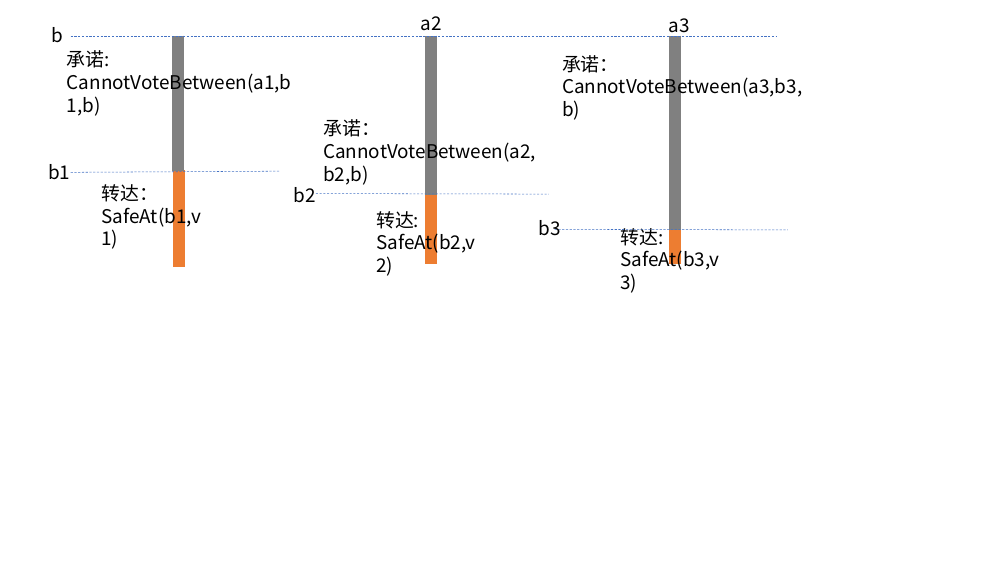
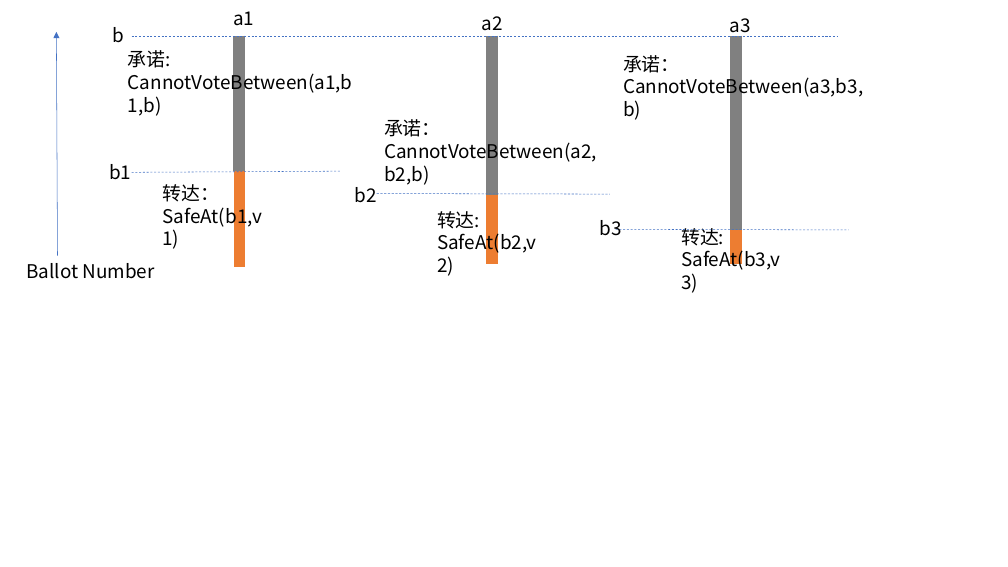
Before and after one commit to db-storage/tla_articles, a slide deck: slide 1 of drawings.pptx. Drawn at 1008x567 pixels with LibreOffice and Linux fonts; fonts in the diff are those of the drawing. Boxes give left, top, right and bottom in pixels: in the first picture for what was removed or moved away, otherwise in the second. Text is boxed around its words. In the diff, an @@ line names an element or a change of style, - is before the commit and + after.

```diff
--- a/drawings.pptx
+++ b/drawings.pptx
@@ text added at [233,11,254,25], 18 pt, text #000000 @@
+a1
@@ arrow added from (57, 256) to (57, 32), #4472C4 0.5 pt @@
@@ 12 texts, 10 lines: place and size @@
-12 texts, 10 lines at [48,16,802,270]
+12 texts, 10 lines at [109,16,863,270]
@@ text added at [26,263,154,279], 18 pt, text #000000 @@
+Ballot Number
```
Also in this commit, not shown: 2 other files.
